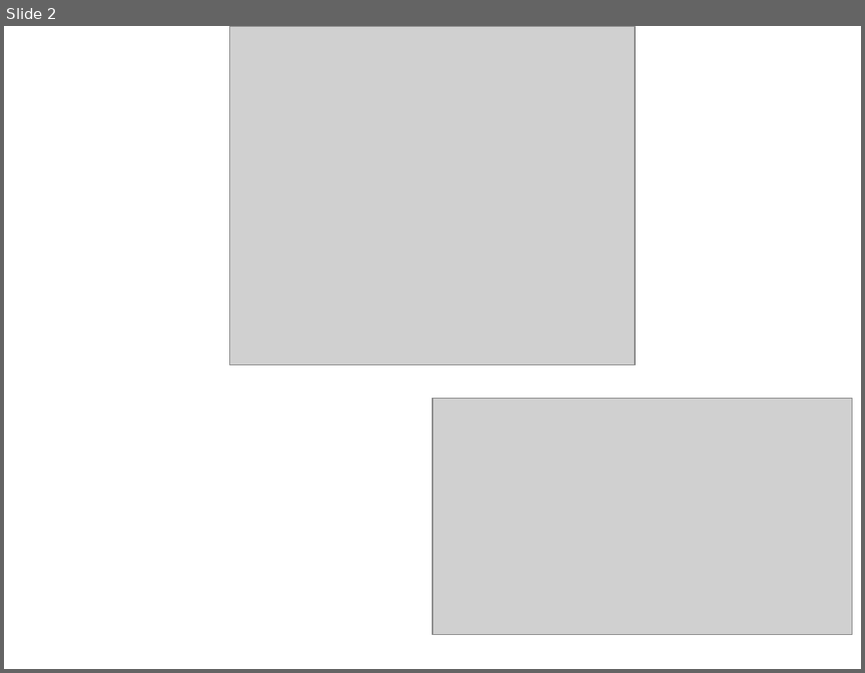
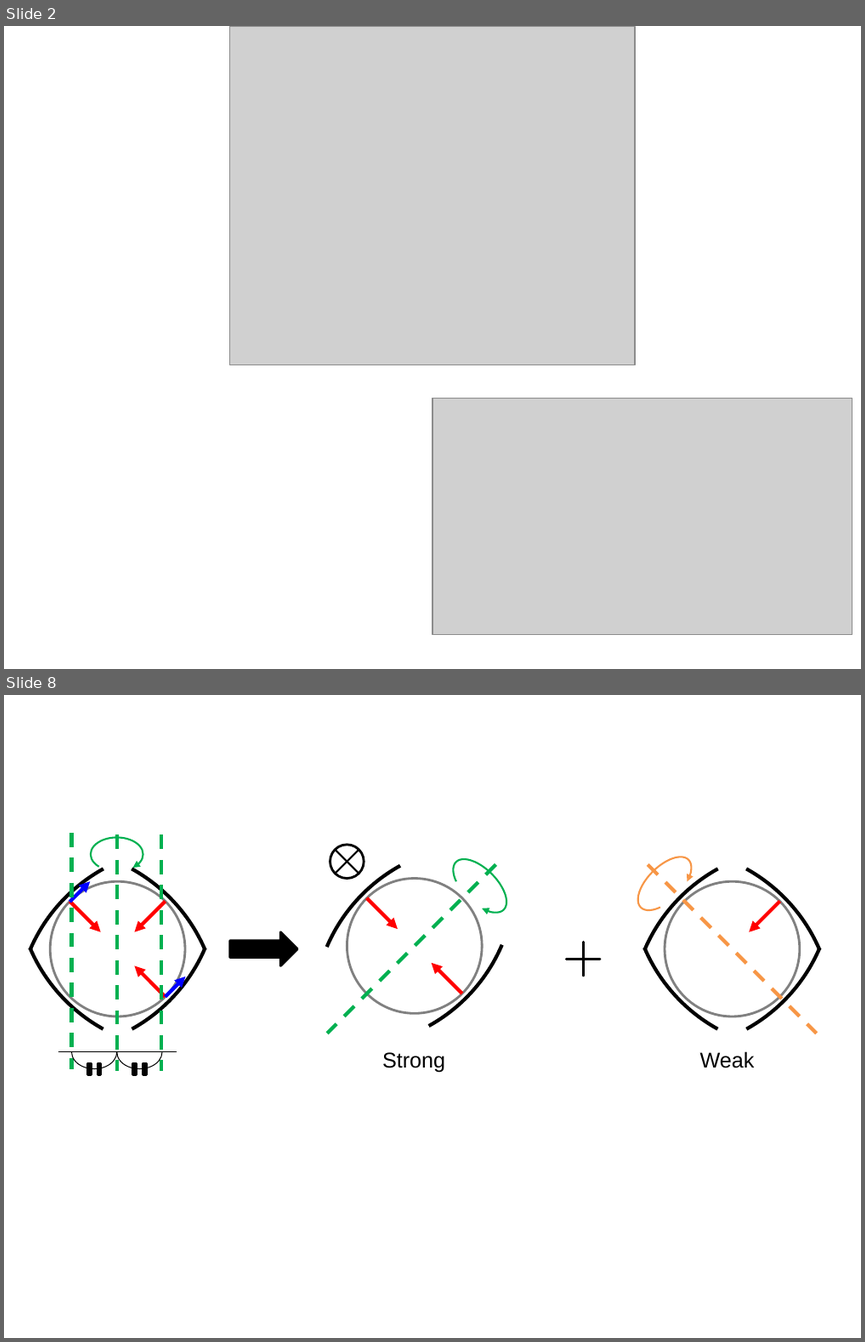
Before and after one commit to CurryMultiSci/Ballscrew-ElasticShaft-withCoulomb, a slide deck: _3_Friction_between_ball_and_spiral/_3_2_Friction_Distribution_between_twisted_Spiral_Torus/プレゼンテーション1.pptx. Shown one above the other, each under a label of ours: slide 2 before the commit, slides 2 and 8 after it; the slides between them are not shown. The pictures are 865x673 and 865x1342 pixels, drawn with LibreOffice and Linux fonts; fonts in the diff are those of the drawing; grey boxes stand for pictures. Boxes give left, top, right and bottom in pixels: in the first picture for what was removed or moved away, otherwise in the second. Text is boxed around its words. In the diff, an @@ line names an element or a change of style, - is before the commit and + after.

```diff
--- a/_3_Friction_between_ball_and_spiral/_3_2_Friction_Distribution_between_twisted_Spiral_Torus/プレゼンテーション1.pptx
+++ b/_3_Friction_between_ball_and_spiral/_3_2_Friction_Distribution_between_twisted_Spiral_Torus/プレゼンテーション1.pptx
@@ slide 8 added at bbox=[4, 695, 861, 1338], background #FFFFFF @@
@@ group added at bbox=[59, 833, 177, 1077]: 4 lines, 3 arc (boxed as its full ellipse)s, 2 math equals @@
@@ ellipse added at bbox=[330, 844, 363, 878], fill #FFFFFF, outline #000000 2 pt @@
@@ line added from (335, 849) to (358, 873), #000000 1.5 pt @@
@@ line added from (358, 849) to (335, 873), #000000 1.5 pt @@
@@ group added at bbox=[178, 709, 651, 1182]: 3 arc (boxed as its full ellipse)s, 2 arrows, 1 ellipse, 1 line @@
@@ arc (boxed as its full ellipse) added at bbox=[629, 848, 700, 919], outline #F79646 1.5 pt @@
@@ line added from (647, 865) to (817, 1033), #F79646 3 pt dashed @@
@@ group added at bbox=[4, 713, 353, 1185]: 5 arrows, 4 arc (boxed as its full ellipse)s, 1 ellipse @@
@@ group added at bbox=[496, 713, 861, 1185]: 4 arc (boxed as its full ellipse)s, 1 ellipse, 1 arrow @@
@@ right arrow added at bbox=[230, 932, 298, 966], fill #000000, outline #000000 2 pt @@
@@ plus added at bbox=[566, 941, 600, 975], fill #000000, outline #000000 2 pt @@
@@ text added at bbox=[700, 1051, 755, 1068], 18 pt, text #000000 @@
+Weak
@@ text added at bbox=[382, 1052, 445, 1072], 18 pt, text #000000 @@
+Strong
```
Also in this commit, not shown: 3 slides changed, 2 other slides added.
